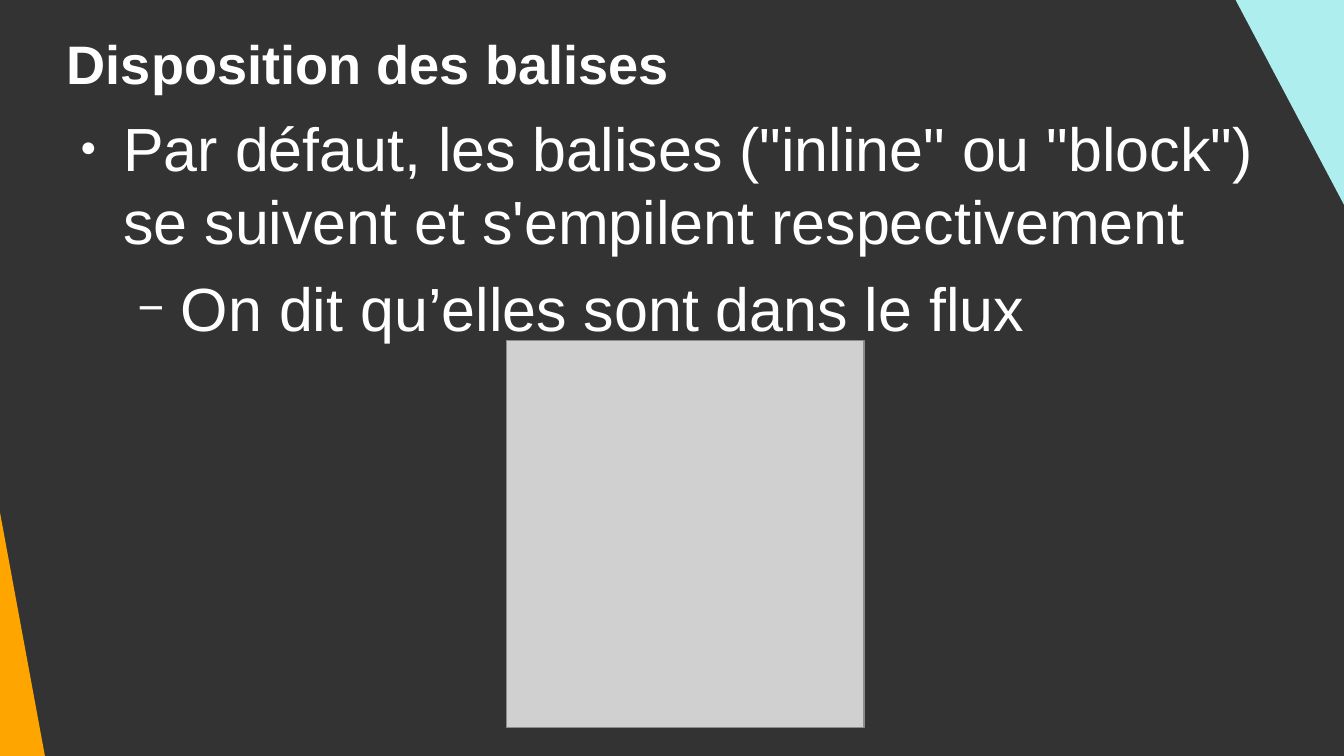
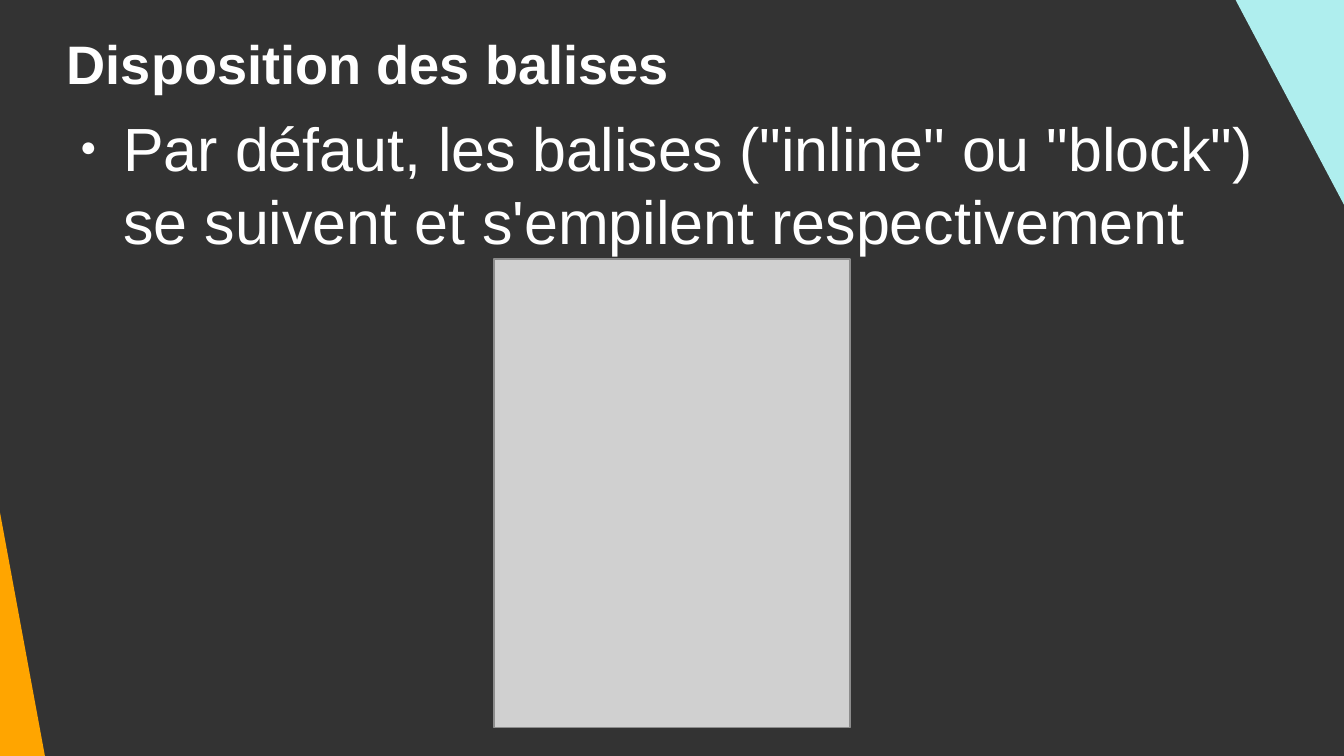
Before and after one commit to DanYellow/cours, a slide deck: slide 3 of integration-web-s1/travaux-pratiques/numero-8/presentation.odp. Drawn at 1344x756 pixels with LibreOffice and Linux fonts; fonts in the diff are those of the drawing; grey boxes stand for pictures. Boxes give left, top, right and bottom in pixels: in the first picture for what was removed or moved away, otherwise in the second. Text is boxed around its words. In the diff, an @@ line names an element or a change of style, - is before the commit and + after.

```diff
--- a/integration-web-s1/travaux-pratiques/numero-8/presentation.odp
+++ b/integration-web-s1/travaux-pratiques/numero-8/presentation.odp
@@ picture: place and size @@
-picture at box(507, 341, 865, 728)
+picture at box(494, 260, 850, 728)
@@ text at box(181, 287, 1024, 342): paragraph removed @@
-  − On dit qu’elles sont dans le flux
```
Also in this commit, not shown: 9 other slides changed, 4 slides added, 37 slides removed, 6 other files.
